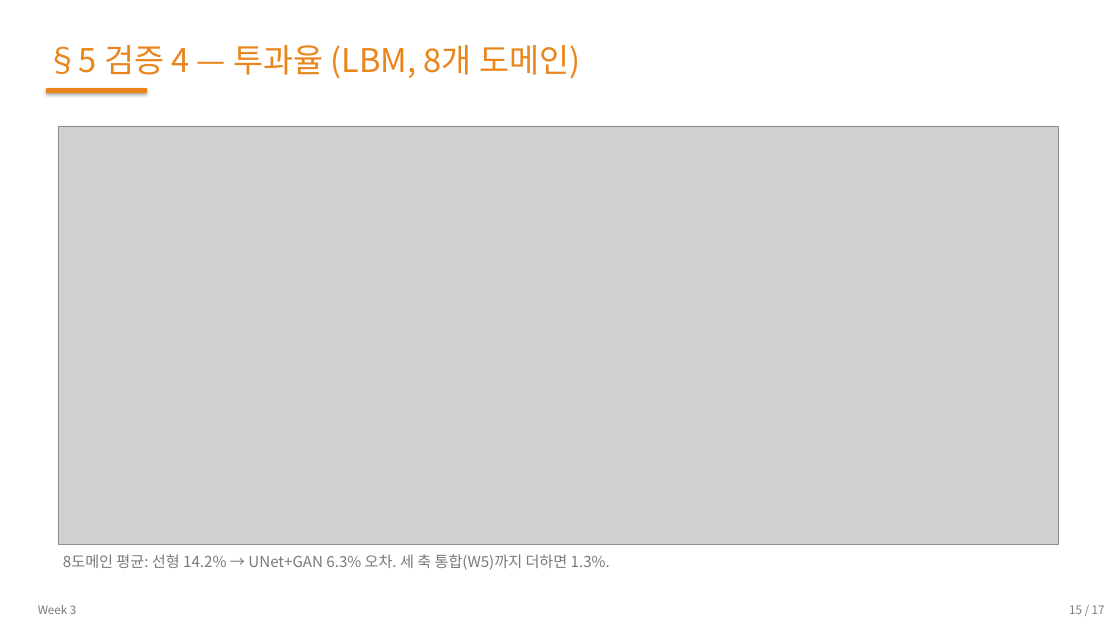
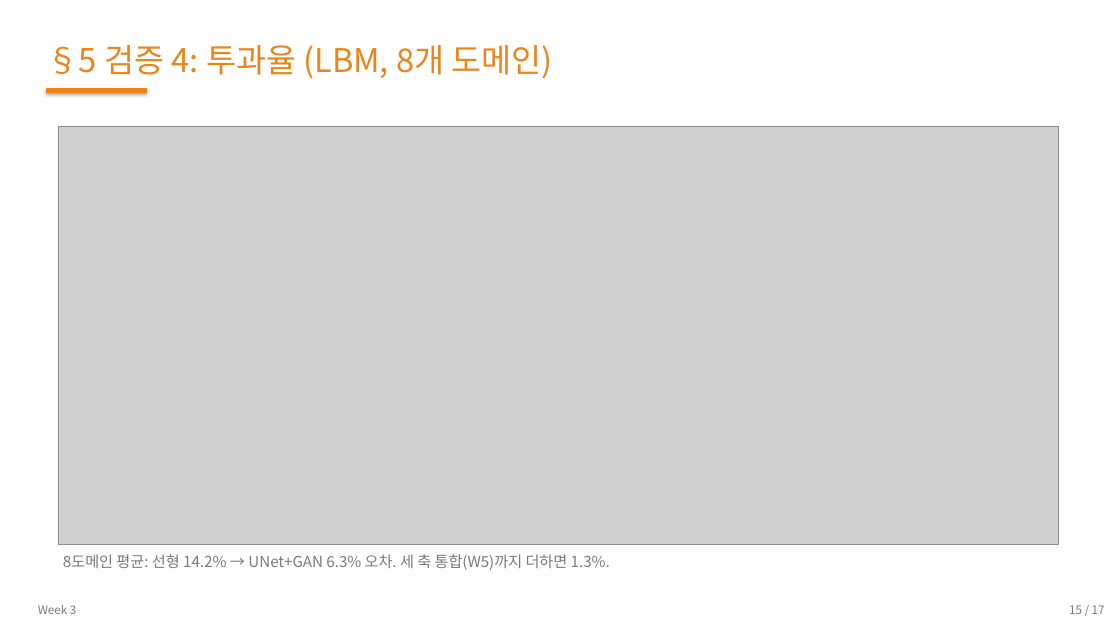
Before and after one commit to 01willy/Digital_rock_DL_Education, a slide deck: slide 15 of web/downloads/shared/w3/W3.pptx. Drawn at 1120x630 pixels with LibreOffice and Linux fonts; fonts in the diff are those of the drawing; grey boxes stand for pictures. Boxes give left, top, right and bottom in pixels: in the first picture for what was removed or moved away, otherwise in the second. Text is boxed around its words. In the diff, an @@ line names an element or a change of style, - is before the commit and + after.

```diff
--- a/web/downloads/shared/w3/W3.pptx
+++ b/web/downloads/shared/w3/W3.pptx
@@ text at (x1=46, y1=45, x2=553, y2=78): text changed @@
-§5 검증 4 — 투과율 (LBM, 8개 도메인)
+§5 검증 4: 투과율 (LBM, 8개 도메인)
```
Also in this commit, not shown: 14 other slides changed, 25 other files.
